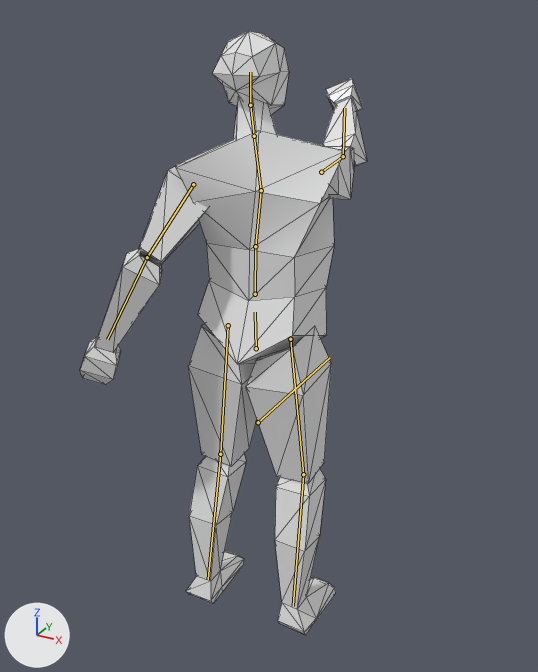
Two versions of the glTF model TopDownGameHumanMODEL.glb, one commit apart.
One viewpoint serves both versions: a camera (50 mm lens) standing at (20.3, -35.2, 38.0) and looking at (-1.3, 4.0, 18.4). The axes (+X, +Y, +Z) are drawn at lower left. The lights are the same throughout. The older version comes first. Both versions are drawn at frame 0 of the action 'Parried'; the numbers are the values there. The bones that change, and the others that lie on the model, are drawn over the model as lines. Mesh edges are drawn as thin lines.
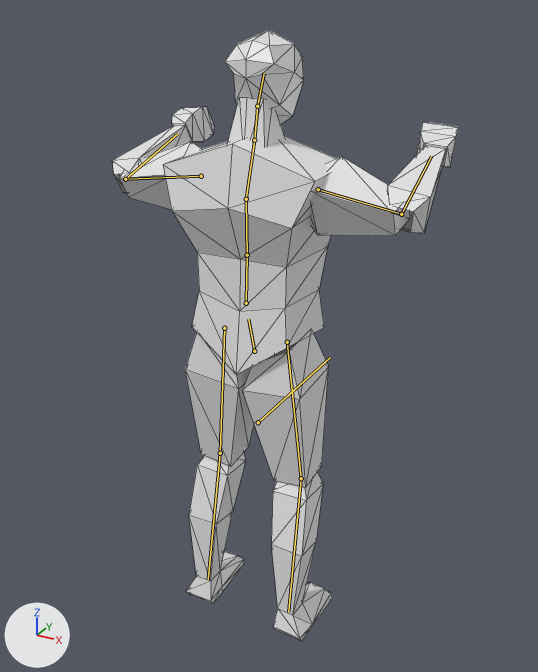
The change, as a list of edits to the scene's bpy script:
```text
Change bone_body:
    where bone_body = bpy.data.objects['Armature'].pose.bones['body']
    bone_body.location: (0.0, -0.09, 0.1) -> (0.0, -0.11, -0.1)
    bone_body.rotation_quaternion: (0.984, 0.177, 0.0, 0.0) -> (0.999, 0.053, 0.0, 0.0)  # degrees (20, 0, 0) -> degrees (6, 0, 0)
Change bone_body1:
    where bone_body1 = bpy.data.objects['Armature'].pose.bones['body1']  # child of 'body'
    bone_body1.rotation_quaternion: (0.994, -0.105, 0.0, 0.0) -> (0.999, 0.034, 0.0, 0.0)  # degrees (-12, 0, 0) -> degrees (4, 0, 0)
Change bone_body2:
    where bone_body2 = bpy.data.objects['Armature'].pose.bones['body2']  # child of 'body1'
    bone_body2.rotation_quaternion: (1.0, -0.011, 0.0, 0.0) -> (0.991, -0.135, 0.0, 0.0)  # degrees (-1, 0, 0) -> degrees (-16, 0, 0)
Change bone_body3:
    where bone_body3 = bpy.data.objects['Armature'].pose.bones['body3']  # child of 'body2'
    bone_body3.rotation_quaternion: (0.949, -0.027, 0.252, -0.187) -> (1.0, -0.014, 0.0, 0.0)  # degrees (-9, 28, -25) -> degrees (-2, 0, 0)
Change bone_head:
    where bone_head = bpy.data.objects['Armature'].pose.bones['head']  # child of 'neck'
    bone_head.rotation_quaternion: (0.953, -0.018, -0.296, 0.053) -> (0.968, 0.252, 0.0, 0.0)  # degrees (-5, -34, 8) -> degrees (29, 0, 0)
Change bone_upperarm_l:
    where bone_upperarm_l = bpy.data.objects['Armature'].pose.bones['upperarm.l']  # child of 'body3'
    bone_upperarm_l.rotation_quaternion: (0.972, -0.21, 0.054, 0.095) -> (0.464, 0.351, -0.744, 0.328)  # degrees (-24, 8, 9) -> degrees (25, -113, 34)
Change bone_lowerarm_l:
    where bone_lowerarm_l = bpy.data.objects['Armature'].pose.bones['lowerarm.l']  # child of 'upperarm.l'
    bone_lowerarm_l.rotation_quaternion: (0.96, 0.273, -0.055, 0.0) -> (0.665, -0.101, -0.009, -0.74)  # degrees (32, -6, -2) -> degrees (-7, -9, -95)
Change bone_upperarm_r:
    where bone_upperarm_r = bpy.data.objects['Armature'].pose.bones['upperarm.r']  # child of 'body3'
    bone_upperarm_r.rotation_quaternion: (0.682, 0.646, 0.344, 0.012) -> (0.464, 0.351, 0.744, -0.328)  # degrees (95, 27, 31) -> degrees (25, 113, -34)
Change bone_lowerarm_r:
    where bone_lowerarm_r = bpy.data.objects['Armature'].pose.bones['lowerarm.r']  # child of 'upperarm.r'
    bone_lowerarm_r.rotation_quaternion: (0.963, 0.227, -0.148, 0.015) -> (0.665, -0.101, 0.009, 0.74)  # degrees (27, -17, -2) -> degrees (-7, 9, 95)
Change bone_upperleg_l:
    where bone_upperleg_l = bpy.data.objects['Armature'].pose.bones['upperleg.l']  # child of 'body'
    bone_upperleg_l.rotation_quaternion: (0.981, 0.195, -0.015, 0.01) -> (0.995, 0.1, -0.007, 0.017)  # degrees (23, -2, 1) -> degrees (11, -1, 2)
Change bone_lowerleg_l:
    where bone_lowerleg_l = bpy.data.objects['Armature'].pose.bones['lowerleg.l']  # child of 'upperleg.l'
    bone_lowerleg_l.rotation_quaternion: (0.998, -0.062, 0.0, -0.02) -> (0.995, -0.096, 0.0, -0.031)  # degrees (-7, 0, -2) -> degrees (-11, 0, -3)
Change bone_upperleg_r:
    where bone_upperleg_r = bpy.data.objects['Armature'].pose.bones['upperleg.r']  # child of 'body'
    bone_upperleg_r.rotation_quaternion: (0.975, 0.223, 0.016, -0.014) -> (0.995, 0.1, 0.007, -0.017)  # degrees (26, 2, -1) -> degrees (11, 1, -2)
Change bone_lowerleg_r:
    where bone_lowerleg_r = bpy.data.objects['Armature'].pose.bones['lowerleg.r']  # child of 'upperleg.r'
    bone_lowerleg_r.rotation_quaternion: (0.996, -0.086, 0.0, 0.027) -> (0.995, -0.096, 0.0, 0.031)  # degrees (-10, 0, 3) -> degrees (-11, 0, 3)
```

Where the change shows, as pixel boxes [x1, y1, x2, y2] in the pictures (538 x 672 px):
'Cube.001', posed (20% wider)
    before: [80, 31, 367, 635]
    after: [112, 30, 458, 642]
bone 'body', root to tip
    before: (256, 348) to (255, 312)
    after: (254, 351) to (248, 319)
bone 'body1', root to tip
    before: (255, 294) to (255, 246)
    after: (246, 303) to (247, 255)
bone 'body2', root to tip
    before: (255, 246) to (261, 190)
    after: (247, 255) to (246, 199)
bone 'body3', root to tip
    before: (261, 190) to (254, 136)
    after: (246, 199) to (254, 140)
bone 'head', root to tip
    before: (250, 105) to (250, 72)
    after: (257, 106) to (264, 73)
bone 'upperarm.l', root to tip
    before: (193, 184) to (147, 257)
    after: (201, 176) to (125, 179)
bone 'lowerarm.l', root to tip
    before: (147, 257) to (107, 339)
    after: (125, 179) to (178, 133)
bone 'upperarm.r', root to tip
    before: (321, 172) to (343, 156)
    after: (318, 189) to (401, 214)
bone 'lowerarm.r', root to tip
    before: (343, 156) to (344, 108)
    after: (401, 214) to (431, 156)
bone 'upperleg.l', root to tip
    before: (228, 325) to (220, 454)
    after: (224, 328) to (220, 453)
bone 'lowerleg.l', root to tip
    before: (220, 454) to (208, 579)
    after: (220, 453) to (208, 579)
bone 'upperleg.r', root to tip
    before: (290, 339) to (303, 474)
    after: (287, 342) to (301, 478)
bone 'lowerleg.r', root to tip
    before: (303, 474) to (293, 606)
    after: (301, 478) to (288, 612)
